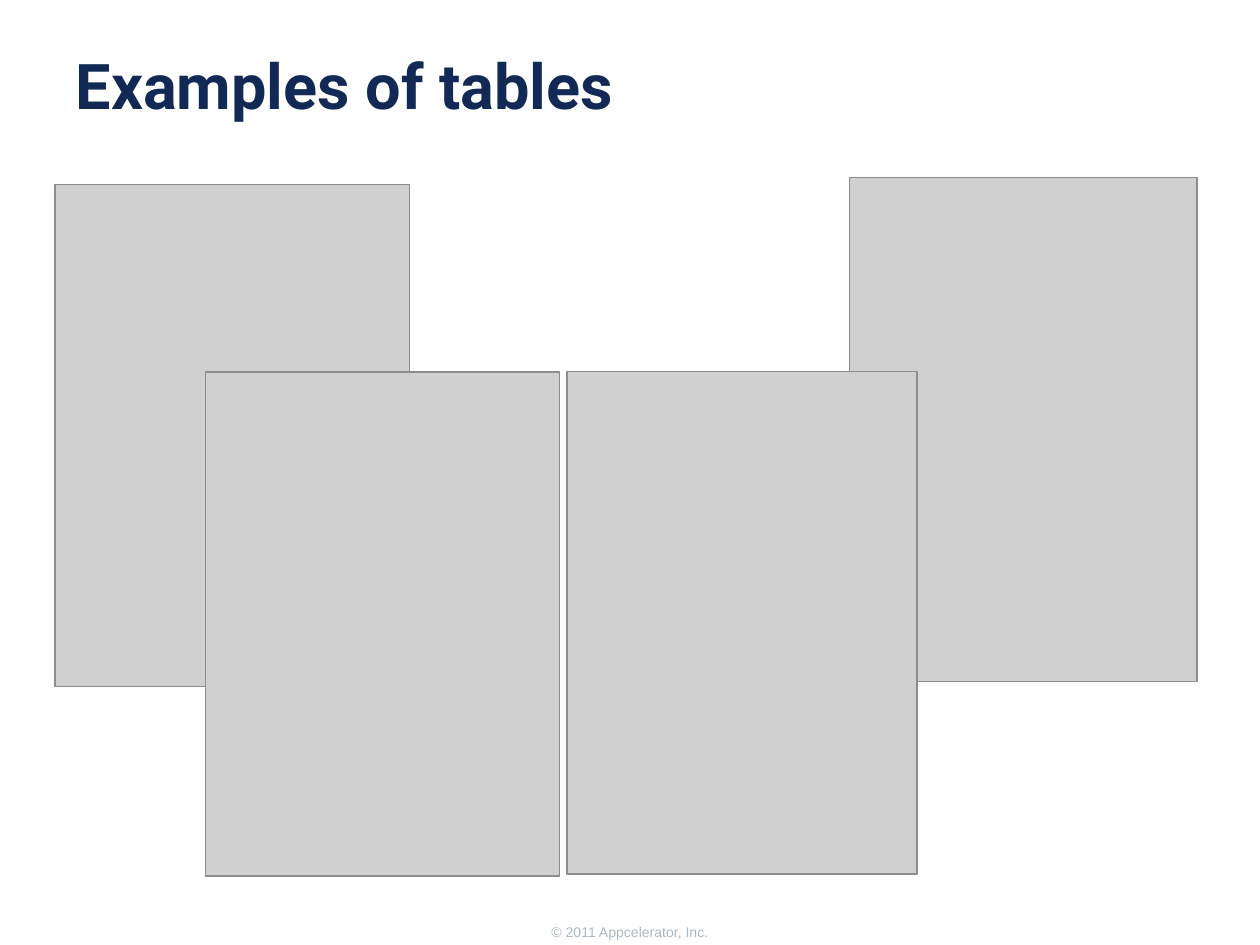
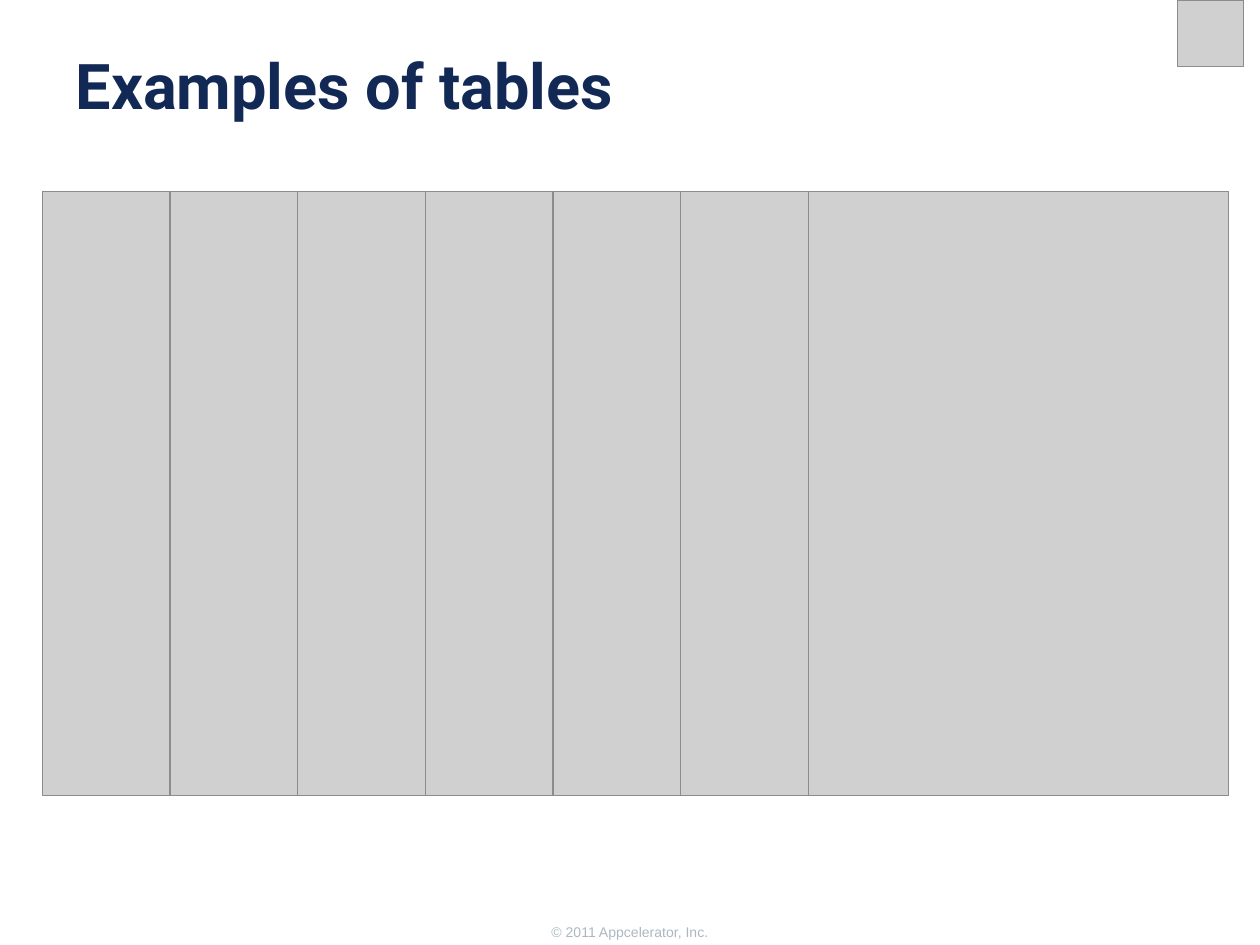
Before and after one commit to appcelerator-forks/appcelerator-training.tcmd_certification, a slide deck: slide 3 of 345/345.pptx. Drawn at 1260x945 pixels with LibreOffice and Linux fonts; fonts in the diff are those of the drawing; grey boxes stand for pictures; background and template pictures are left out. Boxes give left, top, right and bottom in pixels: in the first picture for what was removed or moved away, otherwise in the second. Text is boxed around its words. In the diff, an @@ line names an element or a change of style, - is before the commit and + after.

```diff
--- a/345/345.pptx
+++ b/345/345.pptx
@@ picture added at (1177,0,1244,67) @@
@@ picture: place and size @@
-picture at (55,184,410,687)
+picture at (43,192,462,795)
@@ picture: place and size @@
-picture at (205,372,559,876)
+picture at (170,192,590,795)
@@ picture added at (297,192,717,795) @@
@@ picture added at (426,192,845,795) @@
@@ picture: place and size @@
-picture at (567,372,917,874)
+picture at (553,192,973,795)
@@ picture added at (680,192,1100,795) @@
@@ picture: place and size @@
-picture at (849,178,1197,682)
+picture at (809,192,1228,795)
```
Also in this commit, not shown: 3 other slides changed, 6 slides added, 4 slides removed, 1 other file.
